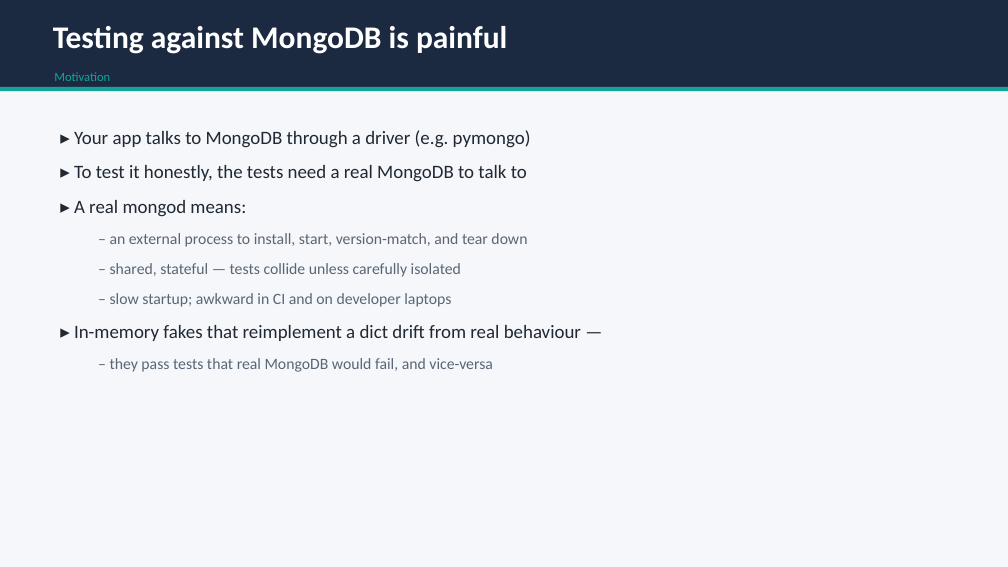
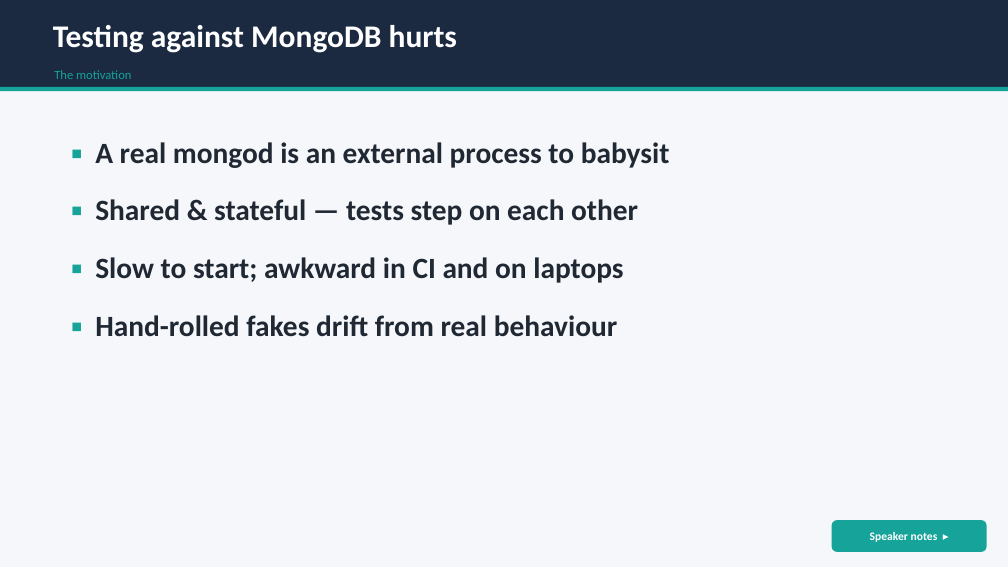
Before and after one commit to jdrumgoole/SecantusDB, a slide deck: slide 4 of docs/presentations/SecantusDB-overview.pptx. Drawn at 1008x567 pixels with LibreOffice and Linux fonts; fonts in the diff are those of the drawing. Boxes give left, top, right and bottom in pixels: in the first picture for what was removed or moved away, otherwise in the second. Text is boxed around its words. In the diff, an @@ line names an element or a change of style, - is before the commit and + after.

```diff
--- a/docs/presentations/SecantusDB-overview.pptx
+++ b/docs/presentations/SecantusDB-overview.pptx
@@ text at box(53, 25, 457, 53): text changed @@
-Testing against MongoDB is painful
+Testing against MongoDB hurts
@@ text at box(54, 70, 131, 79): text changed @@
-Motivation
+The motivation
@@ text at box(95, 142, 670, 337): text changed; size 15 to 28 pt; text colour #5A6675 to #202833; bold on @@
-▸ Your app talks to MongoDB through a driver (e.g. pymongo)
-▸ To test it honestly, the tests need a real MongoDB to talk to
-▸ A real mongod means:
-  – an external process to install, start, version-match, and tear down
-  – shared, stateful — tests collide unless carefully isolated
-  – slow startup; awkward in CI and on developer laptops
-▸ In-memory fakes that reimplement a dict drift from real behaviour —
-  – they pass tests that real MongoDB would fail, and vice-versa
+▪ A real mongod is an external process to babysit
+▪ Shared & stateful — tests step on each other
+▪ Slow to start; awkward in CI and on laptops
+▪ Hand-rolled fakes drift from real behaviour
@@ rounded rectangle added at box(832, 520, 987, 552), fill #15A39A, 11 pt, text #FFFFFF, bold @@
+Speaker notes ▸
```
Also in this commit, not shown: 26 other slides changed, 28 slides added.
